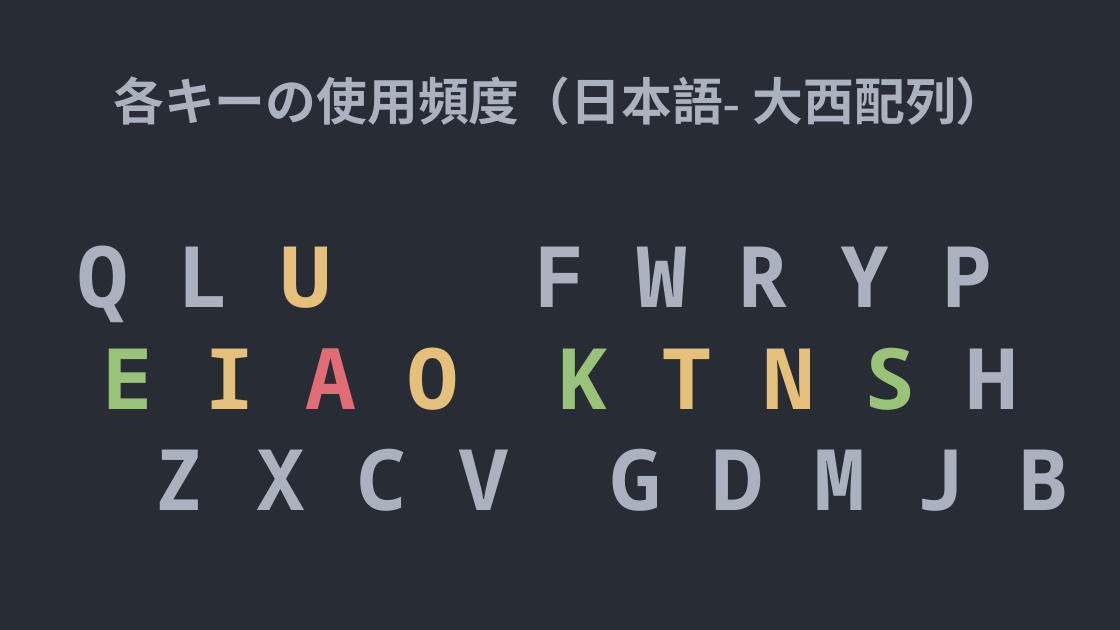
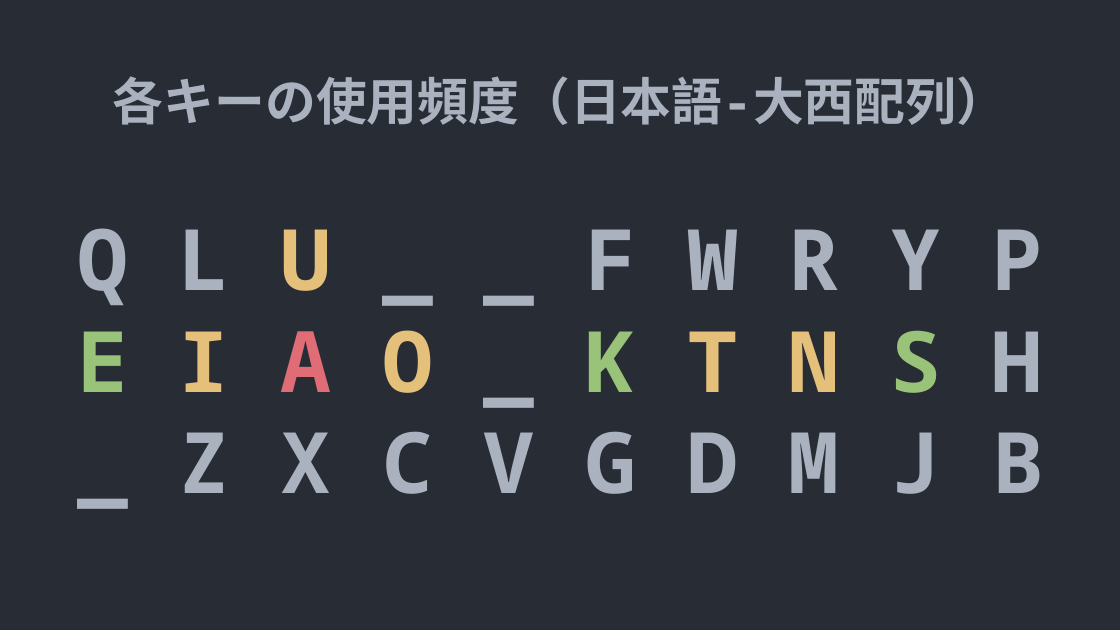
Before and after one commit to yuichiro-kurose/keyboard, a slide deck: slide 7 of docs/最終発表.odp. Drawn at 1120x630 pixels with LibreOffice and Linux fonts; fonts in the diff are those of the drawing. Boxes give left, top, right and bottom in pixels: in the first picture for what was removed or moved away, otherwise in the second. Text is boxed around its words. In the diff, an @@ line names an element or a change of style, - is before the commit and + after.

```diff
--- a/docs/最終発表.odp
+++ b/docs/最終発表.odp
@@ title at (113, 76, 1007, 125): spaces changed @@
-各キーの使用頻度（日本語- 大西配列）
+各キーの使用頻度（日本語-大西配列）
@@ text at (77, 228, 1043, 494): text changed @@
-Q L U F W R Y P
-E I A O K T N S H
-Z X C V G D M J B
+Q L U _ _ F W R Y P
+E I A O _ K T N S H
+_ Z X C V G D M J B
```
Also in this commit, not shown: 6 other slides changed, 10 slides added, 3 slides removed, 7 other files.
